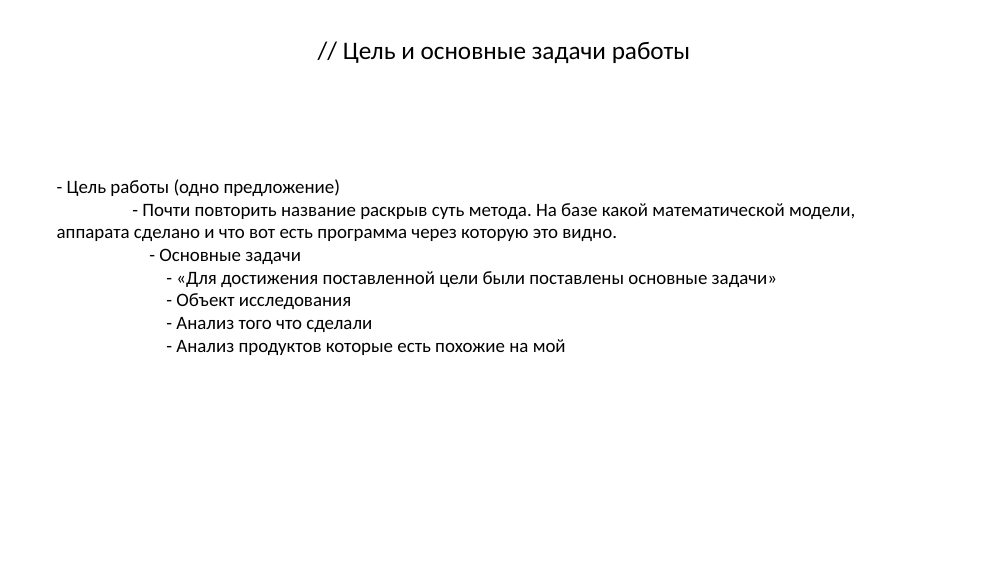
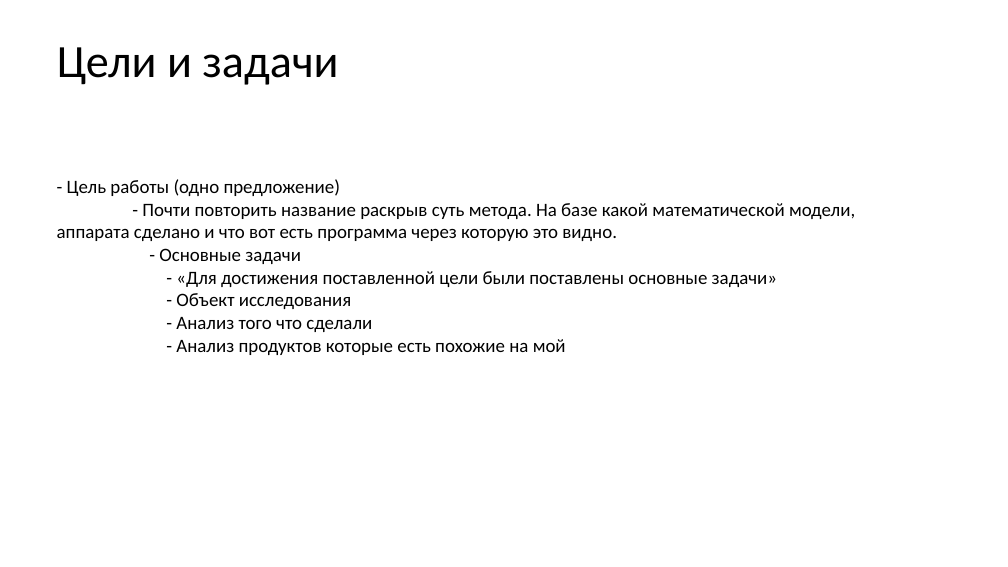
Before and after one commit to Kirmark/bachelor-qualification-work, a slide deck: slide 3 of presentation/presentation.pptx (slide 2 before the commit). Drawn at 1008x567 pixels with LibreOffice and Linux fonts; fonts in the diff are those of the drawing. Boxes give left, top, right and bottom in pixels: in the first picture for what was removed or moved away, otherwise in the second. Text is boxed around its words. In the diff, an @@ line names an element or a change of style, - is before the commit and + after.

```diff
--- a/presentation/presentation.pptx
+++ b/presentation/presentation.pptx
@@ subtitle at [57,47,338,85]: text changed; size 24 to 44 pt @@
-// Цель и основные задачи работы
+Цели и задачи
```
Also in this commit, not shown: 2 slides added, 1 slide removed, 1 other file.
